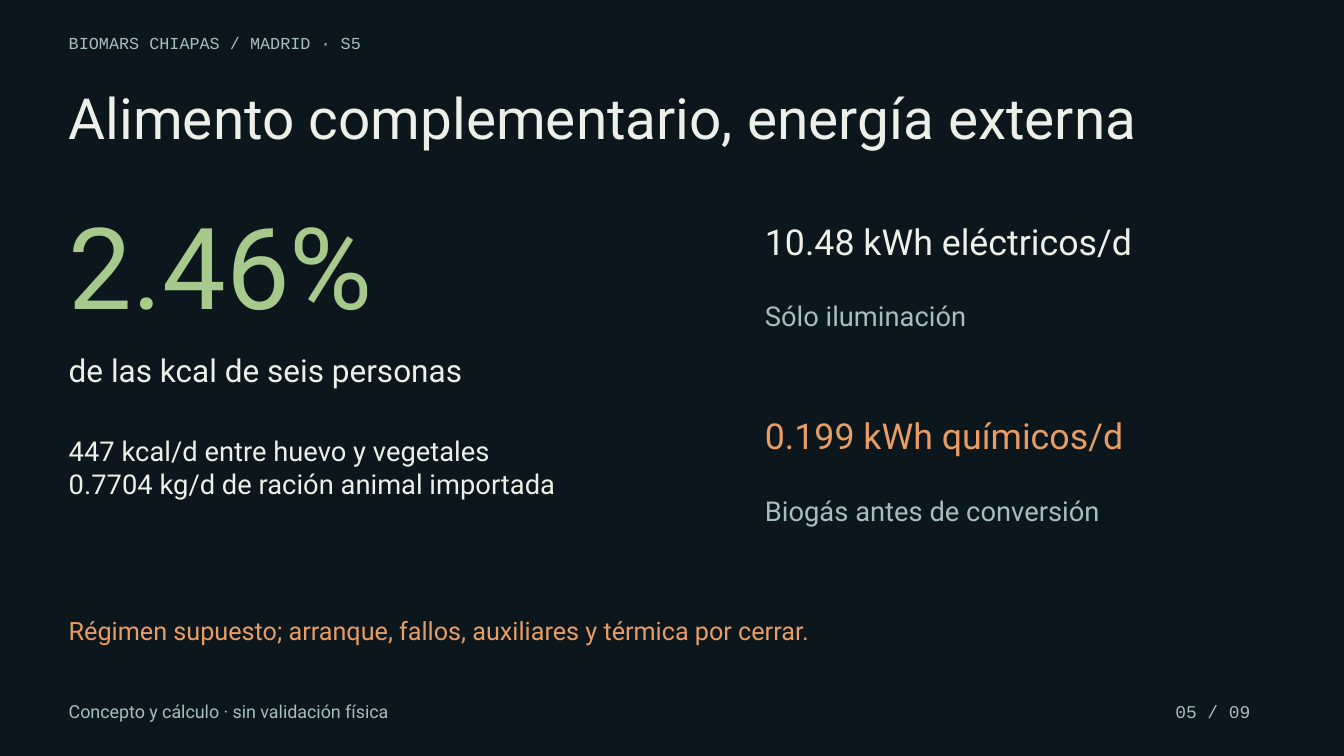
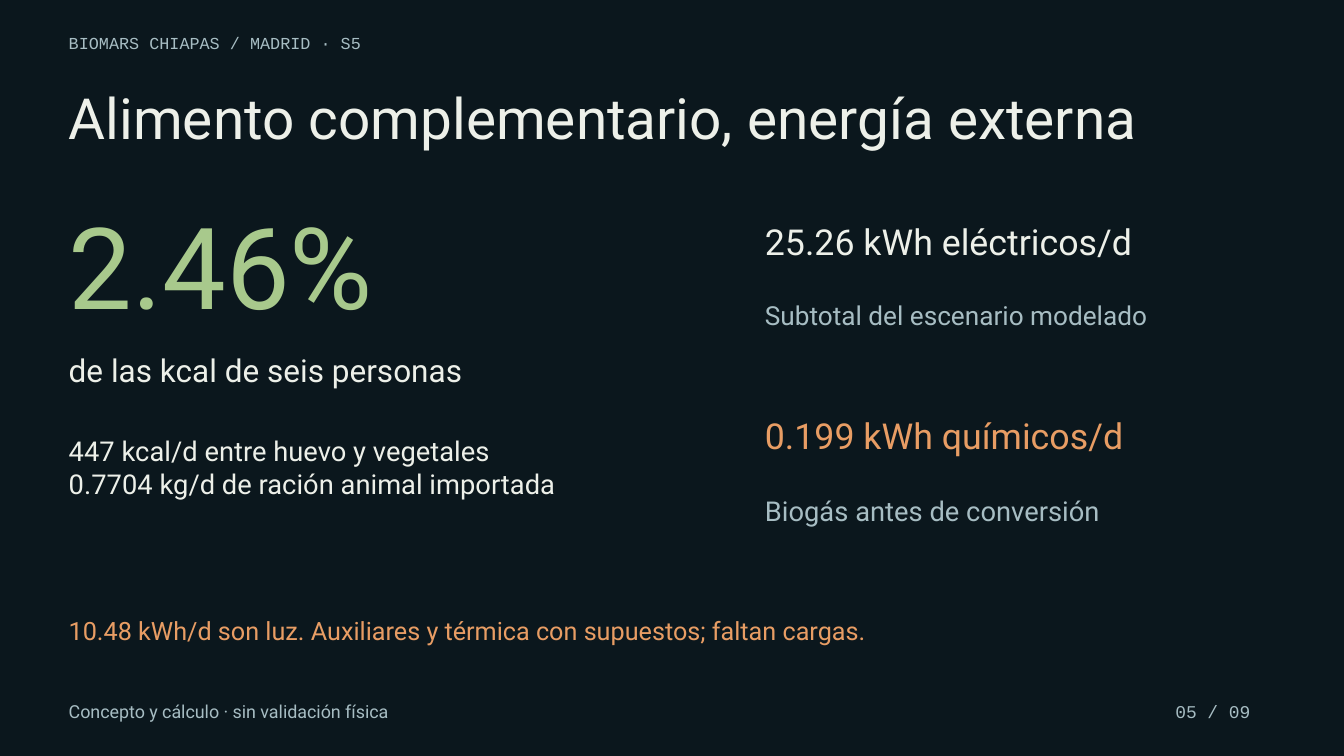
Before and after one commit to ALDOOGOAT/RETO-MARTE, a slide deck: slide 5 of outputs/madrid-s5/DECK-MILPA360-S5.pptx. Drawn at 1344x756 pixels with LibreOffice and Linux fonts; fonts in the diff are those of the drawing. Boxes give left, top, right and bottom in pixels: in the first picture for what was removed or moved away, otherwise in the second. Text is boxed around its words. In the diff, an @@ line names an element or a change of style, - is before the commit and + after.

```diff
--- a/outputs/madrid-s5/DECK-MILPA360-S5.pptx
+++ b/outputs/madrid-s5/DECK-MILPA360-S5.pptx
@@ text at bbox=[765, 228, 1132, 258]: text changed @@
-10.48 kWh eléctricos/d
+25.26 kWh eléctricos/d
@@ text at bbox=[765, 305, 1147, 325]: text changed; size 19.5 to 18.8 pt @@
-Sólo iluminación
+Subtotal del escenario modelado
@@ text at bbox=[69, 621, 866, 646]: text changed @@
-Régimen supuesto; arranque, fallos, auxiliares y térmica por cerrar.
+10.48 kWh/d son luz. Auxiliares y térmica con supuestos; faltan cargas.
```
Also in this commit, not shown: 45 other files.
